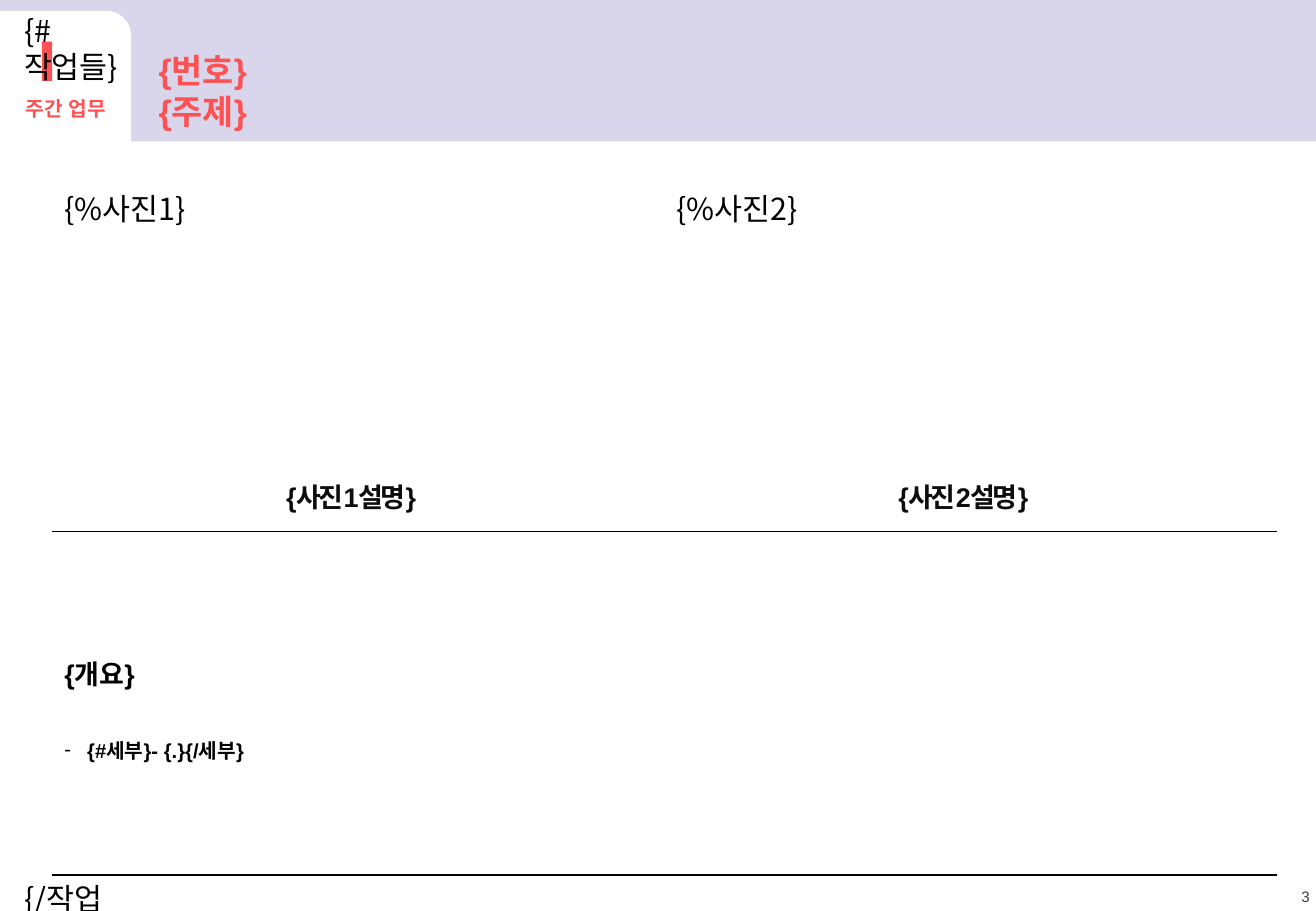
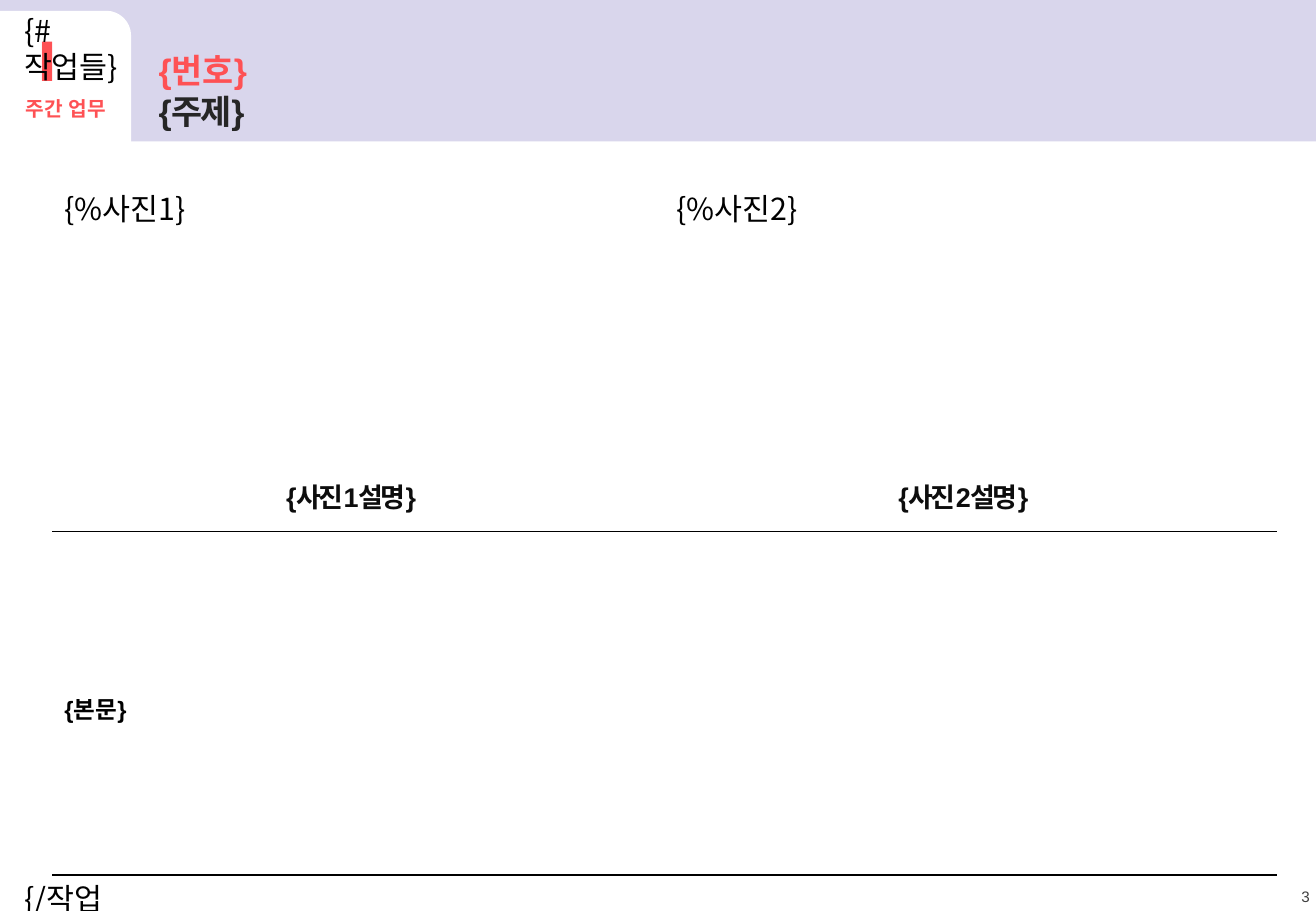
Before and after one commit to myunggom/samkoo-report, a slide deck: slide 3 of report/public/templates/weekly.pptx. Drawn at 1316x911 pixels with LibreOffice and Linux fonts; fonts in the diff are those of the drawing. Boxes give left, top, right and bottom in pixels: in the first picture for what was removed or moved away, otherwise in the second. Text is boxed around its words. In the diff, an @@ line names an element or a change of style, - is before the commit and + after.

```diff
--- a/report/public/templates/weekly.pptx
+++ b/report/public/templates/weekly.pptx
@@ text "{번호} {주제}" at (159,56,248,130): text colour gradient #FE5154 to #FF3F4D to #262626, letter spacing 0 to -1.5 pt in "{주제}" @@
@@ table at (52,532,1277,876) @@
-row 1, column 1: {개요} / {#세부}- {.}{/세부}
+row 1, column 1: {본문}
```
Also in this commit, not shown: 1 other slide changed, 4 other files.
